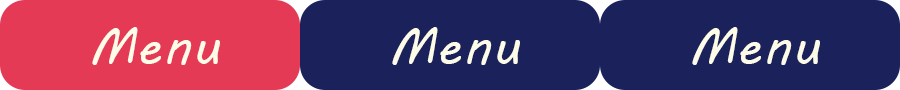
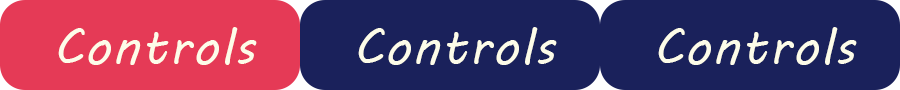
The second w=900, h=90 image is a revision of the first. Changes to its layers:
renamed "Menu" to "Controls", painted on it over (358, 27, 557, 65)
renamed "Menu" to "Controls", painted on it over (658, 27, 857, 65)
renamed "Menu" to "Controls", painted on it over (58, 27, 257, 65)
